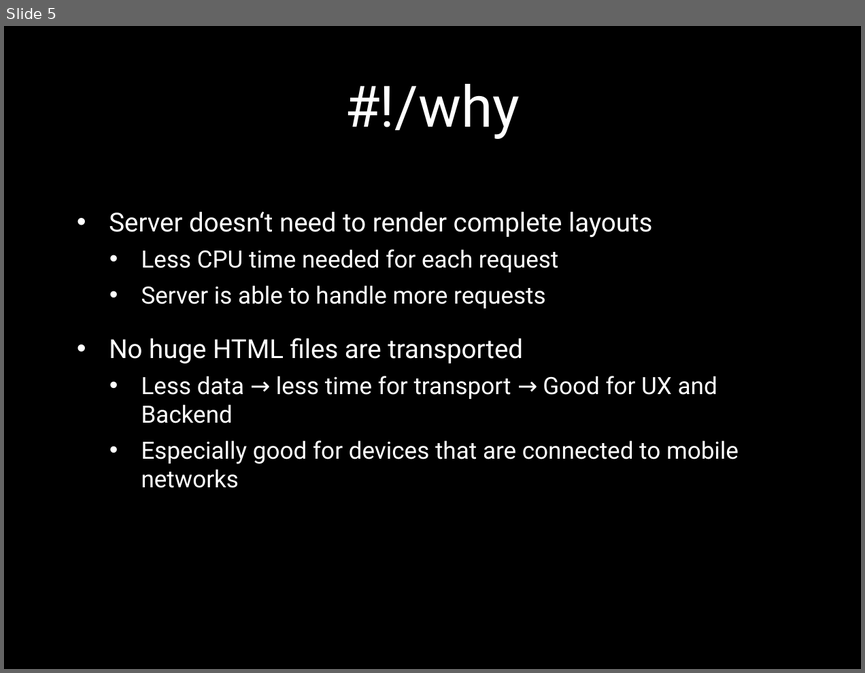
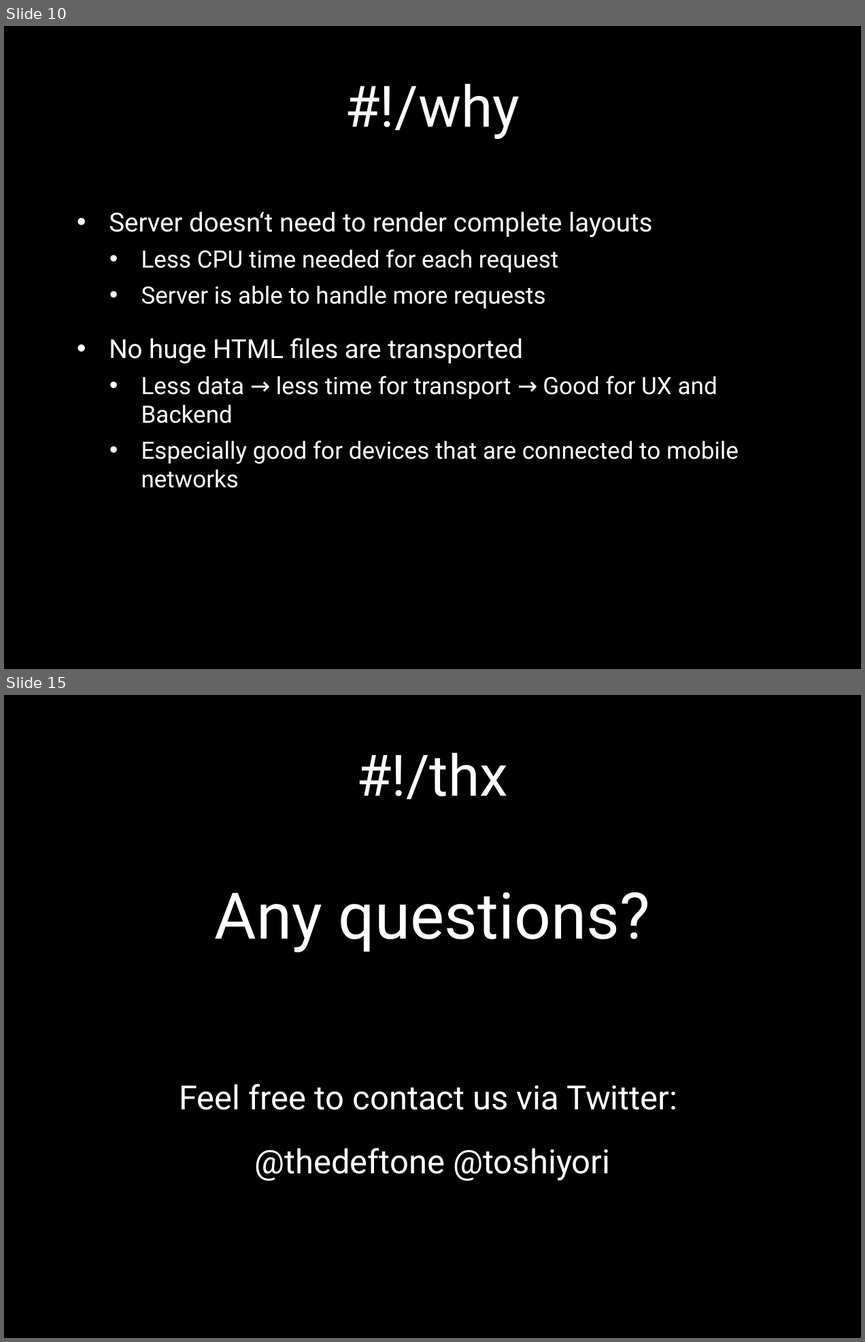
Before and after one commit to janmonschke/Bachelor-Thesis, a slide deck: barcamp presentation.pptx. Shown one above the other, each under a label of ours: slide 5 before the commit, slides 10 and 15 after it; the slides between them are not shown. The pictures are 865x673 and 865x1342 pixels, drawn with LibreOffice and Linux fonts; fonts in the diff are those of the drawing; background and template pictures are left out. Boxes give left, top, right and bottom in pixels: in the first picture for what was removed or moved away, otherwise in the second. Text is boxed around its words. In the diff, an @@ line names an element or a change of style, - is before the commit and + after.

```diff
--- a/barcamp presentation.pptx
+++ b/barcamp presentation.pptx
@@ slide 15 added at [4,695,861,1338], background picture (left out) @@
@@ title added at [356,753,508,799], 48 pt, text #FFFFFF @@
+#!/thx
@@ text added at [179,892,677,1181], 28 pt, text #FFFFFF @@
+Any questions?
+Feel free to contact us via Twitter:
+@thedeftone @toshiyori
@@ what was slide 5 is now slide 10 @@
```
Also in this commit, not shown: 6 slides changed, 7 other slides added, 2 slides removed, 3 other files.
